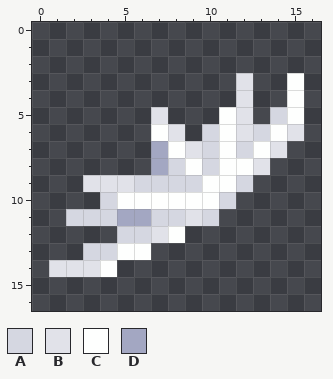
A pixel-art sprite gets an edit: Assets/Sprites/PrototypeSprites/RulletSprites/Pixel_Sprites/rullet_natureElements_dandelion_head_sprite.png. That is the earlier state.
The file is 17x17 pixels.
Palette (. is transparent): A #d5d7e1  B #e1e2e9  C #fefffe  D #a3a7c2
Pixels before, first column x 1:
 3 ...........B..C
 4 ...........B..C
 5 ......B...CB.AC
 6 ......CB.ACBACB
 7 ......DCBACACB.
 8 ......DACACCB..
 9 ..BBBAAAACCA...
10 ...ACCCCCCA....
11 .AAADDAABA.....
12 ....AABC.......
13 ..AACC.........
14 BBBC...........
Once edited:
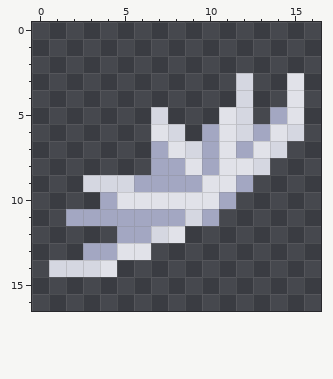
Diff:
Changed rows in their new state; - is an unchanged pixel.
first column x 1:
 3 -----------A--B
 4 -----------A--B
 5 ------A---BA-DB
 6 ------BA-DBADBA
 7 -------BADBDBA-
 8 -------DBDBBA--
 9 --AAADDDDBBD---
10 ---DBBBBBBD----
11 -DDD--DDAD-----
12 ----DDAB-------
13 --DDBB---------
14 AAAB-----------
